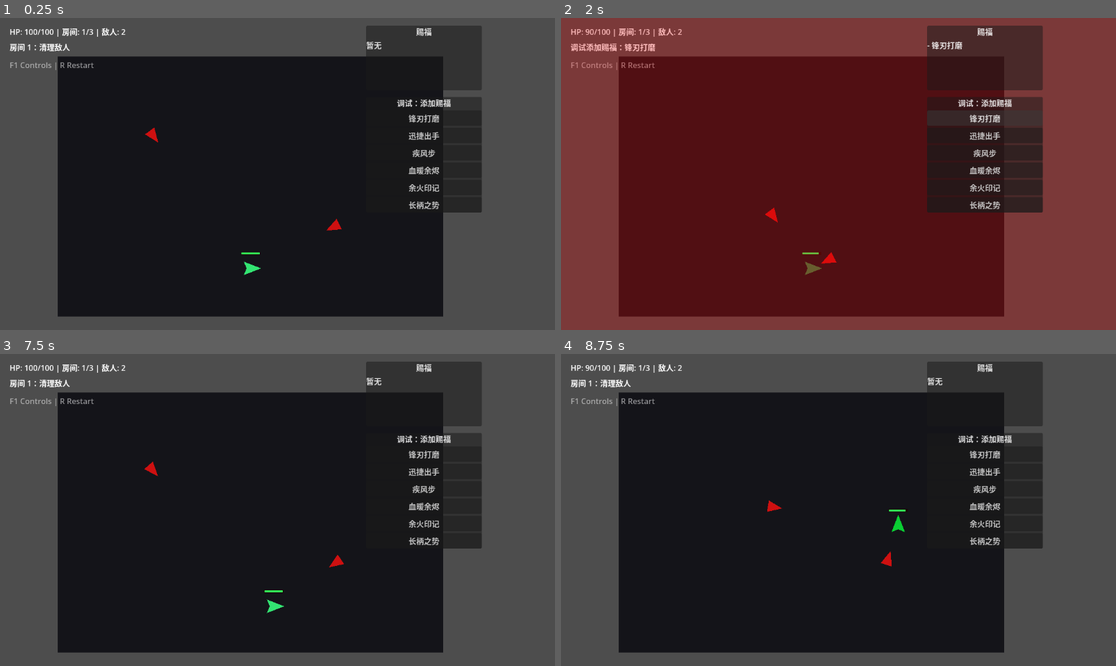
Above: before the commit, frames 1-4 (two rows, left to right).
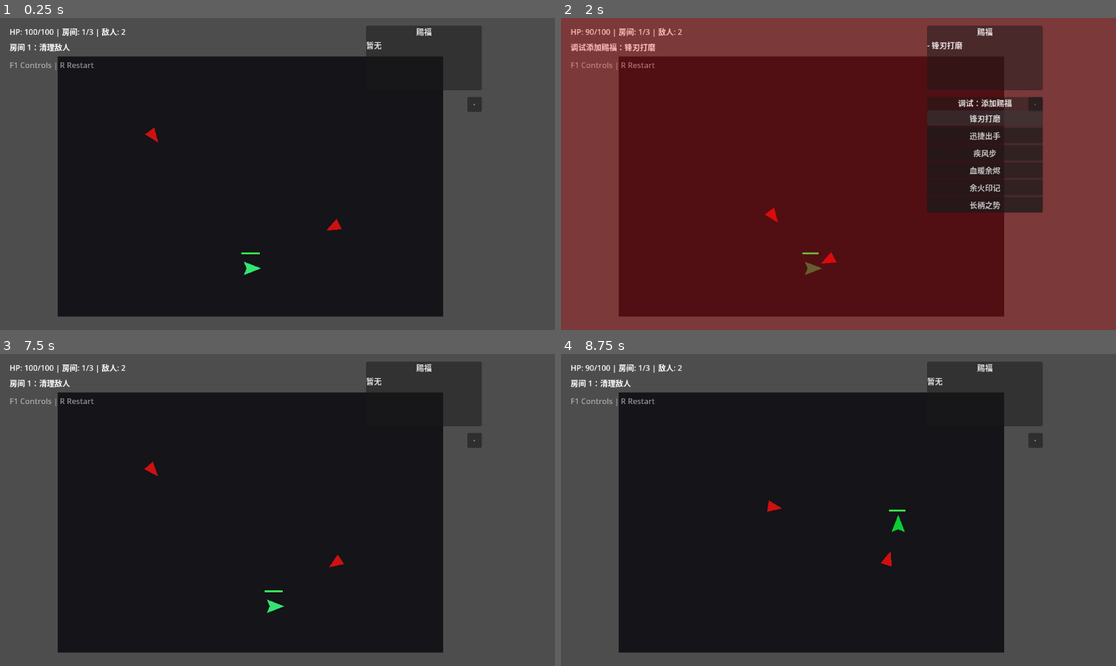
Above: after the commit, the same moments.

Repository: DGoat/Project-A
Game: Godot game, scene res://scenes/Main.tscn
Two runs of this game, one before a commit and one after it. Both use one fixed random seed, a clock stepped at 60 frames per second and the inputs below.
Inputs (mouse positions are in pixels of both pictures, inside the frame that each line leads up to):
- Up to frame 1 (0.25 s): no input
- Up to frame 2 (2 s): click (1038, 105) at 0.5 s, where only the run after the commit has a clickable "·"; click "锋刃打磨" at 1.25 s
- Up to frame 3 (7.5 s): move the mouse to (399, 494) at 2.02 s; hold D (move_right) 2.03-2.75 s; click (399, 494) at 2.1 s; click "迅捷出手" at 2.75 s; click "疾风步" at 3.5 s; click "血暖余烬" at 4.25 s; click "余火印记" at 5 s; click "长柄之势" at 5.75 s; tap Enter at 6.5 s; move the mouse to (166, 525) at 6.52 s; hold S (move_down) 6.53-7.28 s; tap Space (dash) at 6.6 s; tap R (restart) at 7.25 s; move the mouse to (333, 441) at 7.27 s; hold D (move_right) from 7.28 s (still down); tap 1 (pick_blessing_1) at 7.35 s
- Up to frame 4 (8.75 s): move the mouse to (810, 572) at 8.02 s; release D (move_right) at 8.03 s; hold W (move_up) from 8.03 s (still down); tap 2 (pick_blessing_2) at 8.1 s

The runs differ from the first frame. In frame 1, 3.1% of the frame differs, in the area x 71-87%, y 25-63%; in frame 2, 0.1%; in frame 3, 3.1%; in frame 4, 3.1%.

Commit message:
feat: make debug panel collapsible

Diff:
--- a/demos/demo-godot-001-action-roguelite/scenes/Main.tscn
+++ b/demos/demo-godot-001-action-roguelite/scenes/Main.tscn
@@ -79,7 +79,16 @@
 layout_mode = 2
 text = "暂无"
 
+[node name="DebugToggle" type="Button" parent="CanvasLayer/UI"]
+layout_mode = 0
+offset_left = 970.0
+offset_top = 164.0
+offset_right = 1000.0
+offset_bottom = 194.0
+text = "·"
+
 [node name="DebugPanel" type="PanelContainer" parent="CanvasLayer/UI"]
+visible = false
 layout_mode = 0
 offset_left = 760.0
 offset_top = 164.0
--- a/demos/demo-godot-001-action-roguelite/scripts/main.gd
+++ b/demos/demo-godot-001-action-roguelite/scripts/main.gd
@@ -17,6 +17,8 @@
 @onready var ui_message := $CanvasLayer/UI/Message
 @onready var damage_flash := $CanvasLayer/UI/DamageFlash
 @onready var acquired_blessings_items := $CanvasLayer/UI/AcquiredBlessingsPanel/AcquiredBlessingsList/Items
+@onready var debug_toggle := $CanvasLayer/UI/DebugToggle
+@onready var debug_panel := $CanvasLayer/UI/DebugPanel
 @onready var blessing_panel := $CanvasLayer/UI/BlessingPanel
 @onready var blessing_buttons := [
 	$CanvasLayer/UI/BlessingPanel/BlessingList/Blessing1,
@@ -58,6 +60,7 @@
 	for i in debug_blessing_buttons.size():
 		var button_index := i
 		debug_blessing_buttons[i].pressed.connect(func(): _debug_apply_blessing(button_index))
+	debug_toggle.pressed.connect(_toggle_debug_panel)
 	_update_debug_buttons()
 	_update_acquired_blessings()
 	_start_run()
@@ -149,6 +152,9 @@
 	ui_message.text = "房间 %d：清理敌人" % [current_room + 1]
 	_spawn_room(current_room)
 
+func _toggle_debug_panel() -> void:
+	debug_panel.visible = not debug_panel.visible
+
 func _debug_apply_blessing(index: int) -> void:
 	if index < blessing_pool.size():
 		_apply_blessing(blessing_pool[index], true)
Not shown, changed: demos/demo-godot-001-action-roguelite/dev-log.md
